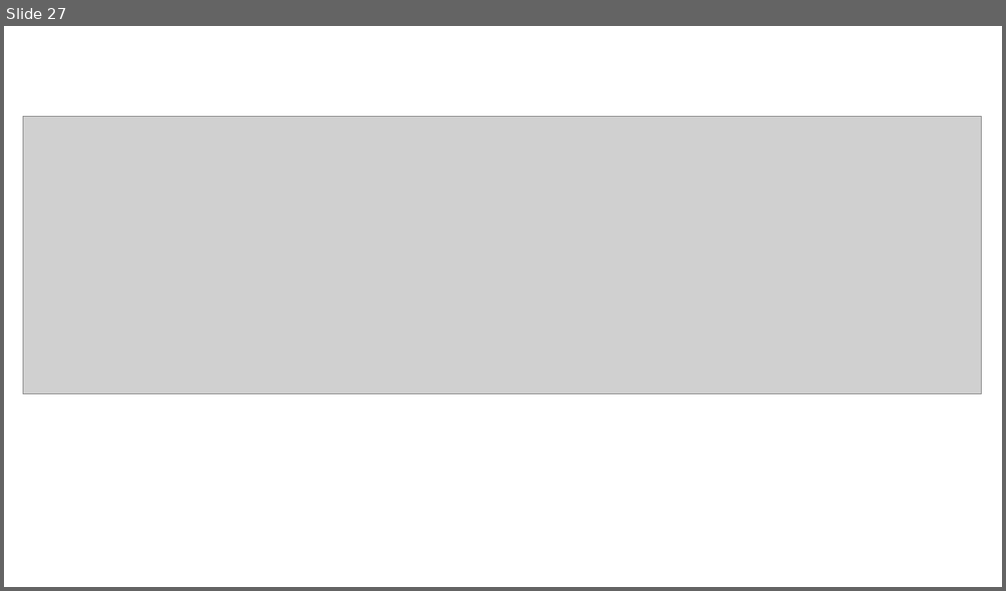
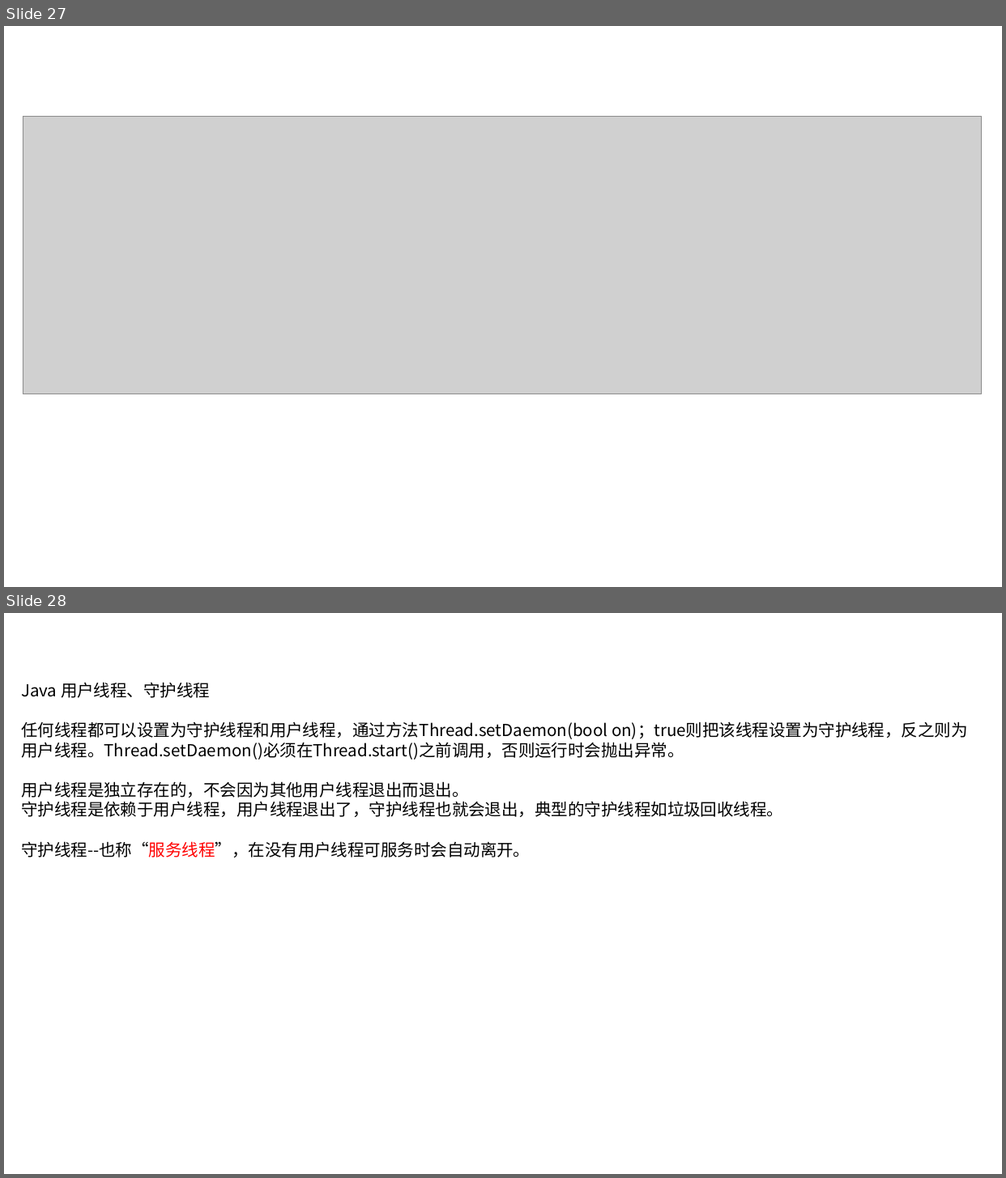
Before and after one commit to linkknown/PPT, a slide deck: 基础PPT/Java并发基础.pptx. Shown one above the other, each under a label of ours: slide 27 before the commit, slides 27 and 28 after it. The pictures are 1006x591 and 1006x1178 pixels, drawn with LibreOffice and Linux fonts; fonts in the diff are those of the drawing; grey boxes stand for pictures; background and template pictures are left out. Boxes give left, top, right and bottom in pixels: in the first picture for what was removed or moved away, otherwise in the second. Text is boxed around its words. In the diff, an @@ line names an element or a change of style, - is before the commit and + after.

Commit message:
多线程章节添加守护线程内容

```diff
--- a/基础PPT/Java并发基础.pptx
+++ b/基础PPT/Java并发基础.pptx
@@ slide 28 added at <box>4,613,1002,1174</box>, background picture (left out) @@
@@ text added at <box>21,682,968,858</box>, 16 pt, text #000000 @@
+Java 用户线程、守护线程
+任何线程都可以设置为守护线程和用户线程，通过方法Thread.setDaemon(bool on)；true则把该线程设置为守护线程，反之则为用户线程。Thread.setDaemon()必须在Thread.start()之前调用，否则运行时会抛出异常。
+用户线程是独立存在的，不会因为其他用户线程退出而退出。
+守护线程是依赖于用户线程，用户线程退出了，守护线程也就会退出，典型的守护线程如垃圾回收线程。
+守护线程--也称“服务线程”，在没有用户线程可服务时会自动离开。
```
Also in this commit, not shown: 1 slide removed.
